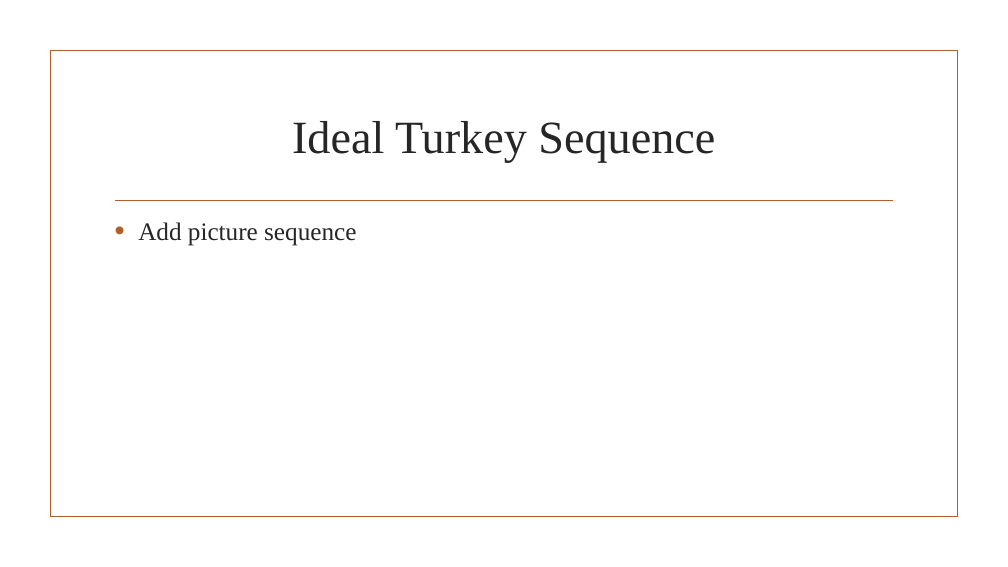
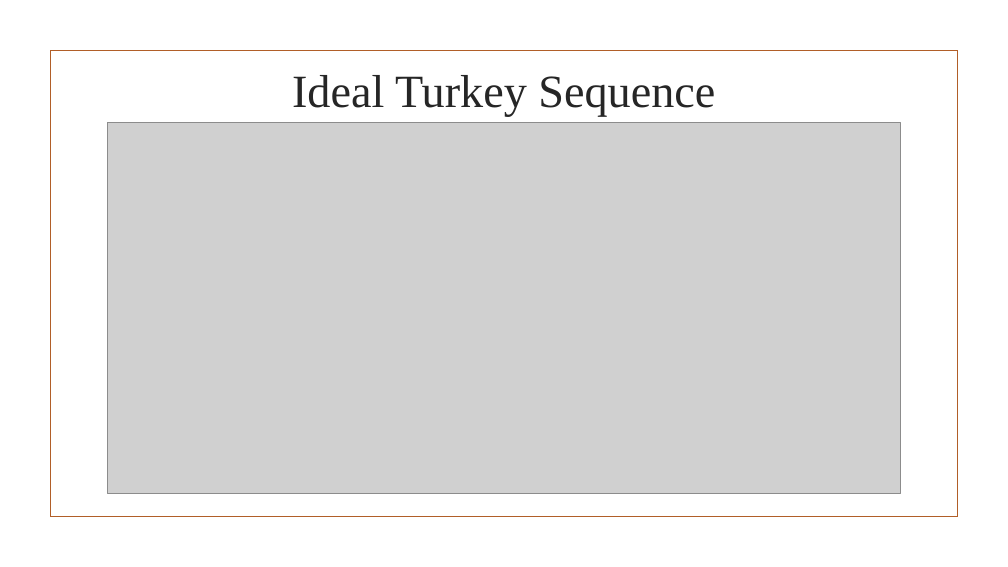
Before and after one commit to JaniR13/AdvAlgoProject, a slide deck: slide 7 of PowerpointSlides/The Flexible Job Shop Scheduling Algorithm.pptx (slide 6 before the commit). Drawn at 1008x567 pixels with LibreOffice and Linux fonts; fonts in the diff are those of the drawing; grey boxes stand for pictures; background and template pictures are left out. Boxes give left, top, right and bottom in pixels: in the first picture for what was removed or moved away, otherwise in the second. Text is boxed around its words. In the diff, an @@ line names an element or a change of style, - is before the commit and + after.

```diff
--- a/PowerpointSlides/The Flexible Job Shop Scheduling Algorithm.pptx
+++ b/PowerpointSlides/The Flexible Job Shop Scheduling Algorithm.pptx
@@ title "Ideal Turkey Sequence": place and size @@
-title "Ideal Turkey Sequence" at <box>292,121,715,162</box>
+title "Ideal Turkey Sequence" at <box>292,75,715,116</box>
@@ picture added at <box>107,123,901,494</box> @@
@@ line removed from (116, 200) to (893, 200) @@
@@ text removed at <box>138,222,356,246</box> @@
-• Add picture sequence
```
Also in this commit, not shown: 5 other slides changed, 5 slides added, 1 other file.
